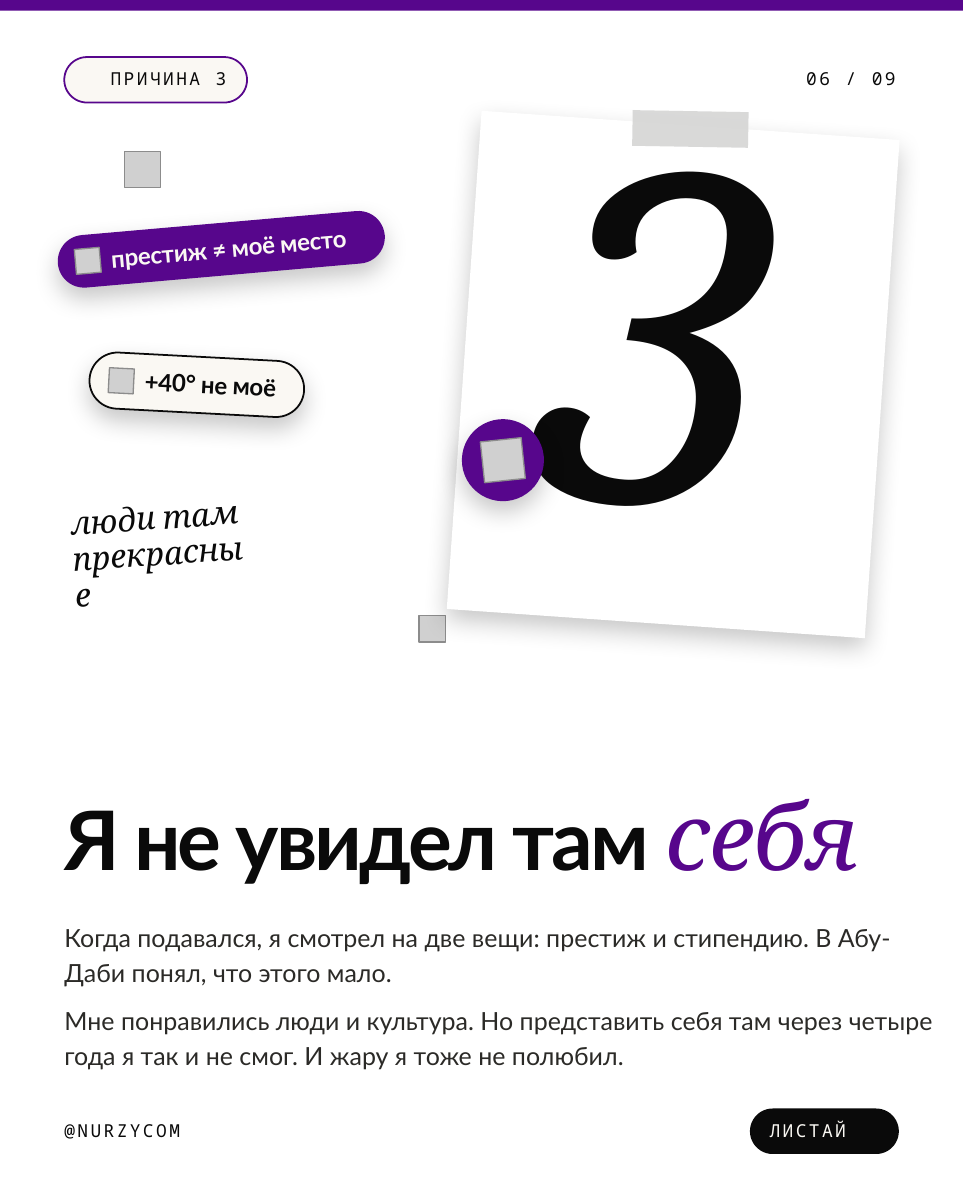
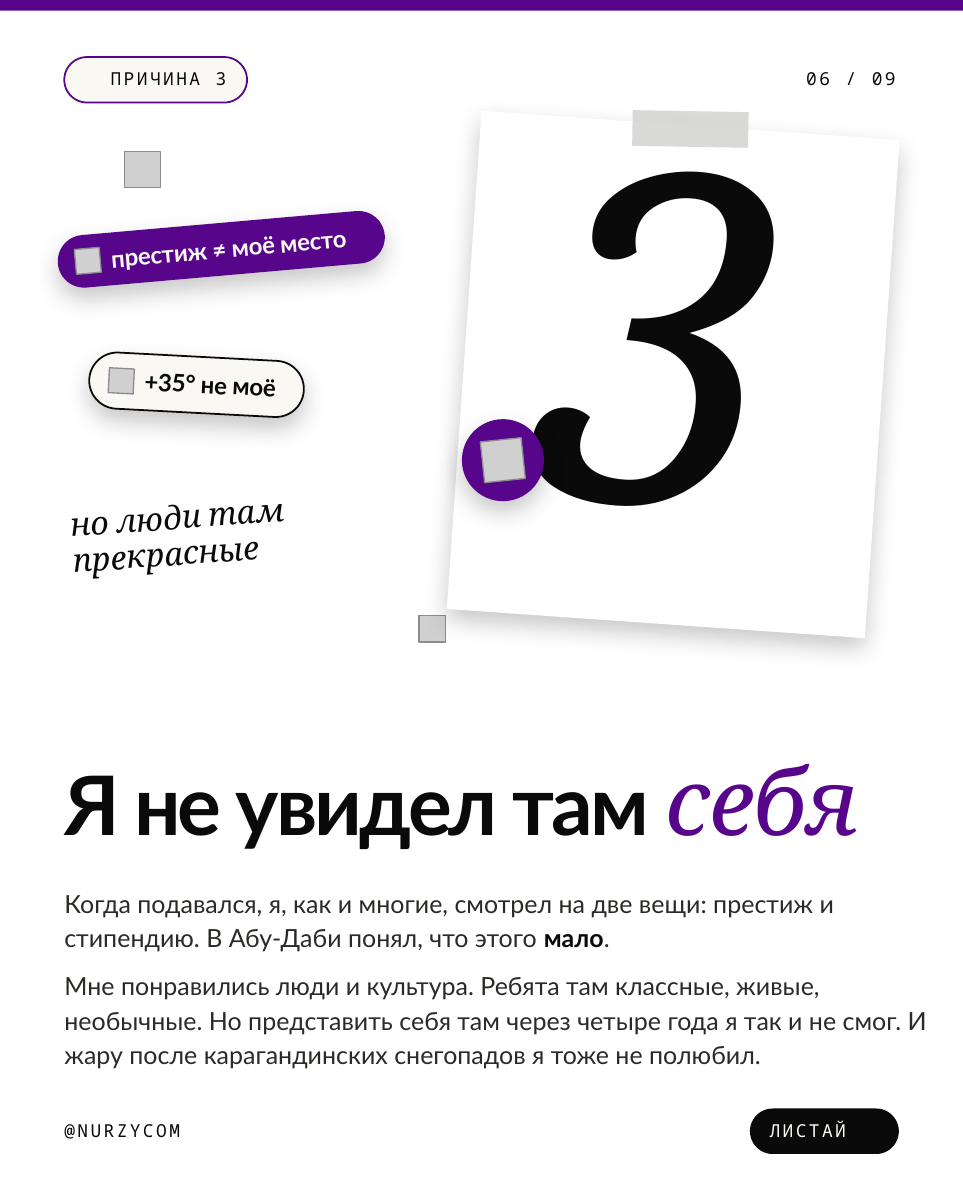
Before and after one commit to galiandojonathan-ship-it1/nurzycom_brand, a slide deck: slide 6 of social/pptx/reasons-170m.pptx. Drawn at 963x1204 pixels with LibreOffice and Linux fonts; fonts in the diff are those of the drawing; grey boxes stand for pictures; background and template pictures are left out. Boxes give left, top, right and bottom in pixels: in the first picture for what was removed or moved away, otherwise in the second. Text is boxed around its words. In the diff, an @@ line names an element or a change of style, - is before the commit and + after.

```diff
--- a/social/pptx/reasons-170m.pptx
+++ b/social/pptx/reasons-170m.pptx
@@ text at [144, 373, 275, 397]: text changed @@
-+40° не моё
++35° не моё
@@ text at [71, 504, 285, 536]: text changed @@
-люди там
+но люди там
@@ text "Я не увидел там себя": place and size @@
-text "Я не увидел там себя" at [64, 798, 860, 884]
+text "Я не увидел там себя" at [64, 763, 860, 849]
@@ text at [64, 895, 834, 952]: text changed @@
-Когда подавался, я смотрел на две вещи: престиж и стипендию. В Абу-Даби понял, что этого мало.
+Когда подавался, я, как и многие, смотрел на две вещи: престиж и стипендию. В Абу-Даби понял, что этого мало.
@@ text at [64, 977, 927, 1069]: text changed @@
-Мне понравились люди и культура. Но представить себя там через четыре года я так и не смог. И жару я тоже не полюбил.
+Мне понравились люди и культура. Ребята там классные, живые, необычные. Но представить себя там через четыре года я так и не смог. И жару после карагандинских снегопадов я тоже не полюбил.
```
Also in this commit, not shown: 5 other slides changed, 13 other files.
